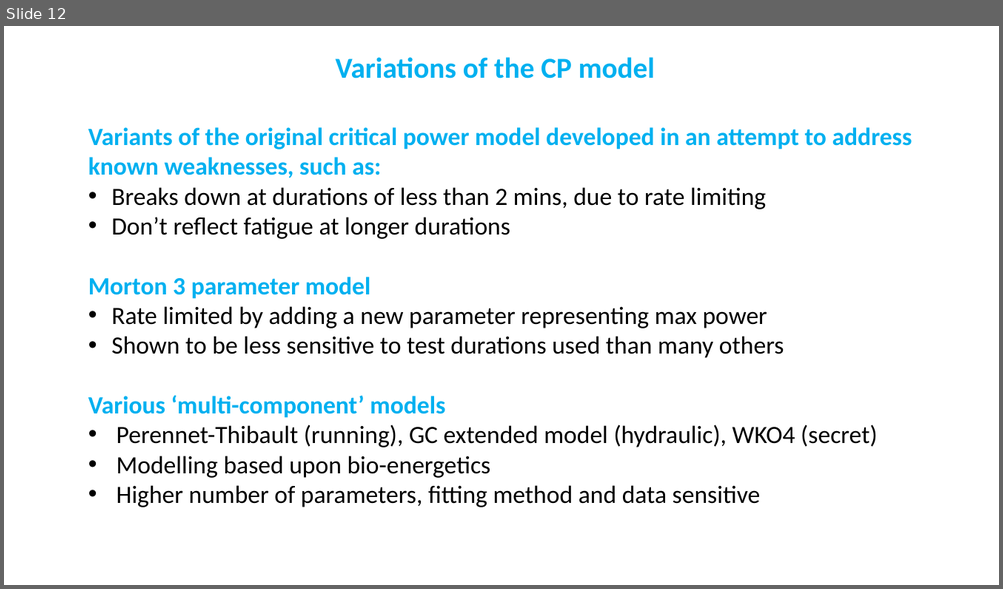
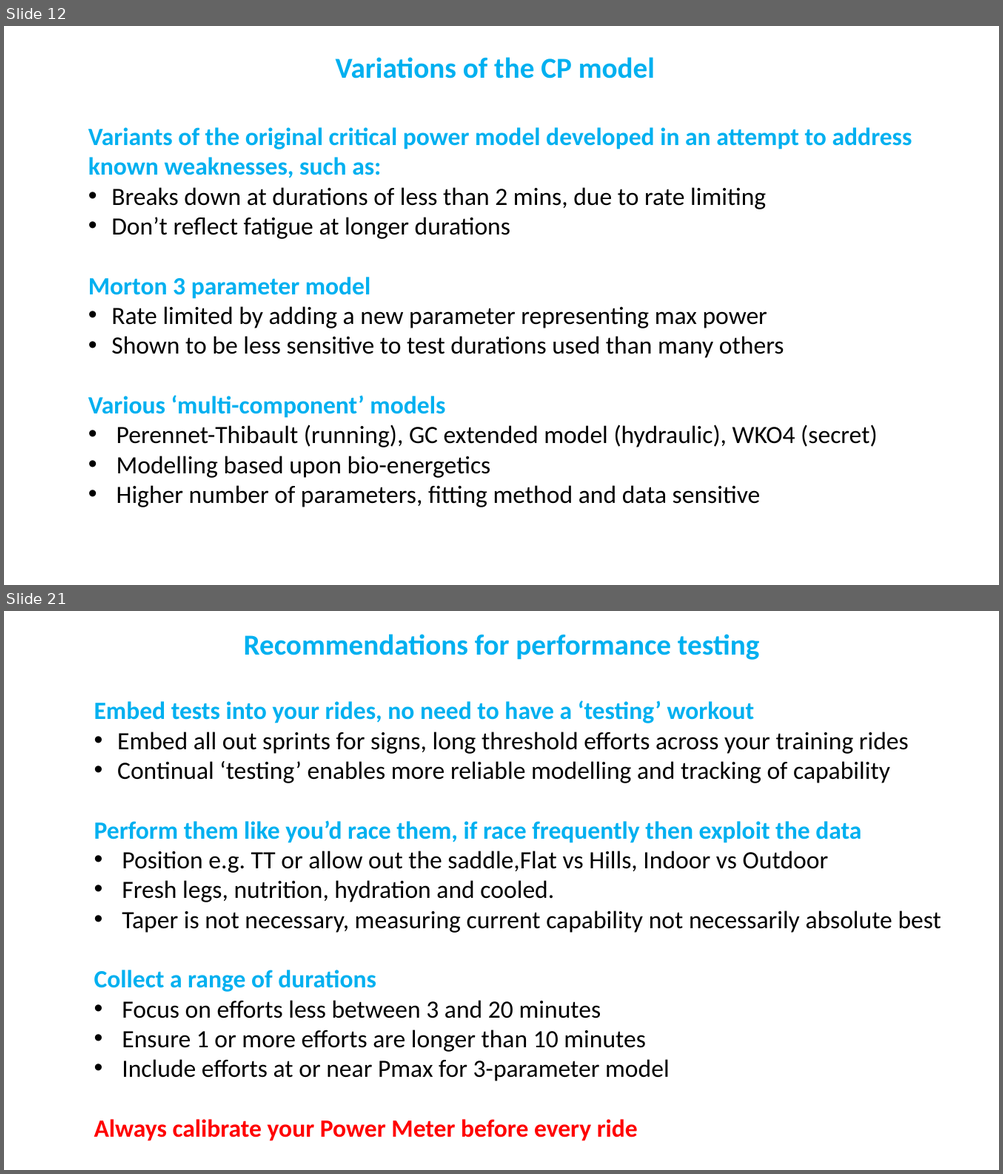
Before and after one commit to GoldenCheetah/GoldenCheetah, a slide deck: doc/user/CP Model Explainer.pptx. Shown one above the other, each under a label of ours: slide 12 before the commit, slides 12 and 21 after it; the slides between them are not shown. The pictures are 1003x589 and 1003x1174 pixels, drawn with LibreOffice and Linux fonts; fonts in the diff are those of the drawing. Boxes give left, top, right and bottom in pixels: in the first picture for what was removed or moved away, otherwise in the second. Text is boxed around its words. In the diff, an @@ line names an element or a change of style, - is before the commit and + after.

```diff
--- a/doc/user/CP Model Explainer.pptx
+++ b/doc/user/CP Model Explainer.pptx
@@ slide 21 added at <box>4,611,999,1170</box>, background #FFFFFF @@
@@ text added at <box>244,634,759,660</box>, 28 pt, text #00B0F0, bold @@
+Recommendations for performance testing
@@ text added at <box>94,701,941,1142</box>, 24 pt, text #000000 @@
+Embed tests into your rides, no need to have a ‘testing’ workout
+• Embed all out sprints for signs, long threshold efforts across your training rides
+• Continual ‘testing’ enables more reliable modelling and tracking of capability
+Perform them like you’d race them, if race frequently then exploit the data
+• Position e.g. TT or allow out the saddle,Flat vs Hills, Indoor vs Outdoor
+• Fresh legs, nutrition, hydration and cooled.
+• Taper is not necessary, measuring current capability not necessarily absolute best
+Collect a range of durations
+• Focus on efforts less between 3 and 20 minutes
+• Ensure 1 or more efforts are longer than 10 minutes
+• Include efforts at or near Pmax for 3-parameter model
+Always calibrate your Power Meter before every ride
```
Also in this commit, not shown: 3 slides changed, 8 other slides added.
